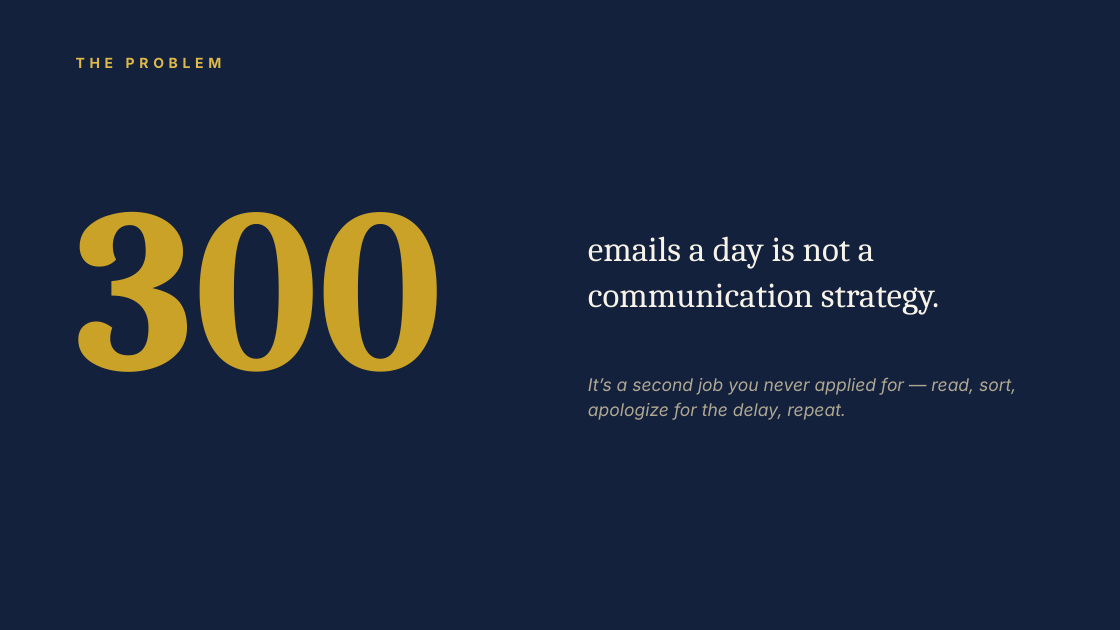
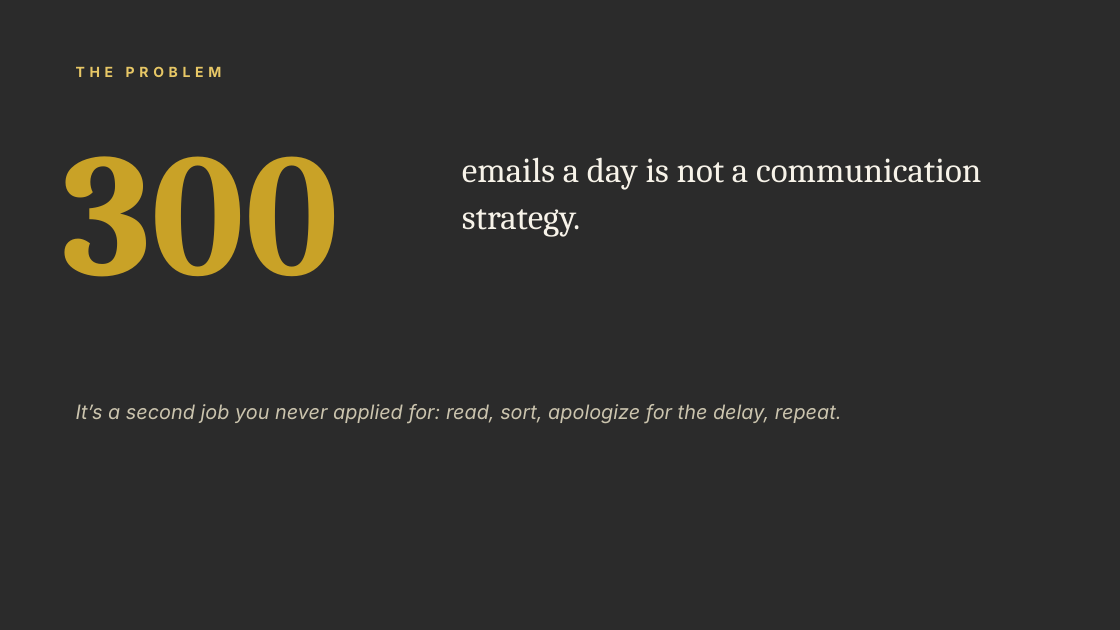
Before and after one commit to denisekgosnell/Donna, a slide deck: slide 4 of assets/build-your-own-donna.pptx (slide 2 before the commit). Drawn at 1120x630 pixels with LibreOffice and Linux fonts; fonts in the diff are those of the drawing; background and template pictures are left out; a plain dark background stands for a picture behind light text. Boxes give left, top, right and bottom in pixels: in the first picture for what was removed or moved away, otherwise in the second. Text is boxed around its words. In the diff, an @@ line names an element or a change of style, - is before the commit and + after.

```diff
--- a/assets/build-your-own-donna.pptx
+++ b/assets/build-your-own-donna.pptx
@@ background #14213D to picture (left out) @@
@@ text "THE PROBLEM": place and size @@
-text "THE PROBLEM" at (76,57,222,68)
+text "THE PROBLEM" at (76,66,222,77)
@@ text "THE PROBLEM" at (76,66,222,77): text colour #DDB94A to #E7C766 @@
@@ text "300": place and size @@
-text "300" at (76,212,443,372)
+text "300" at (63,156,338,277)
@@ text "300" at (63,156,338,277): size 200 to 150 pt @@
@@ text "emails a day is not ...": place and size @@
-text "emails a day is not ..." at (588,236,940,315)
+text "emails a day is not ..." at (462,157,981,236)
@@ text "emails a day is not ..." at (462,157,981,236): line spacing 1.1 to 40pt; vertical alignment middle to top @@
@@ text at (76,404,842,423): text changed; size 15 to 17 pt; text colour #AFA893 to #CBC4AE @@
-It’s a second job you never applied for — read, sort, apologize for the delay, repeat.
+It’s a second job you never applied for: read, sort, apologize for the delay, repeat.
```
Also in this commit, not shown: 13 other slides changed, 7 slides added, 9 other files.
